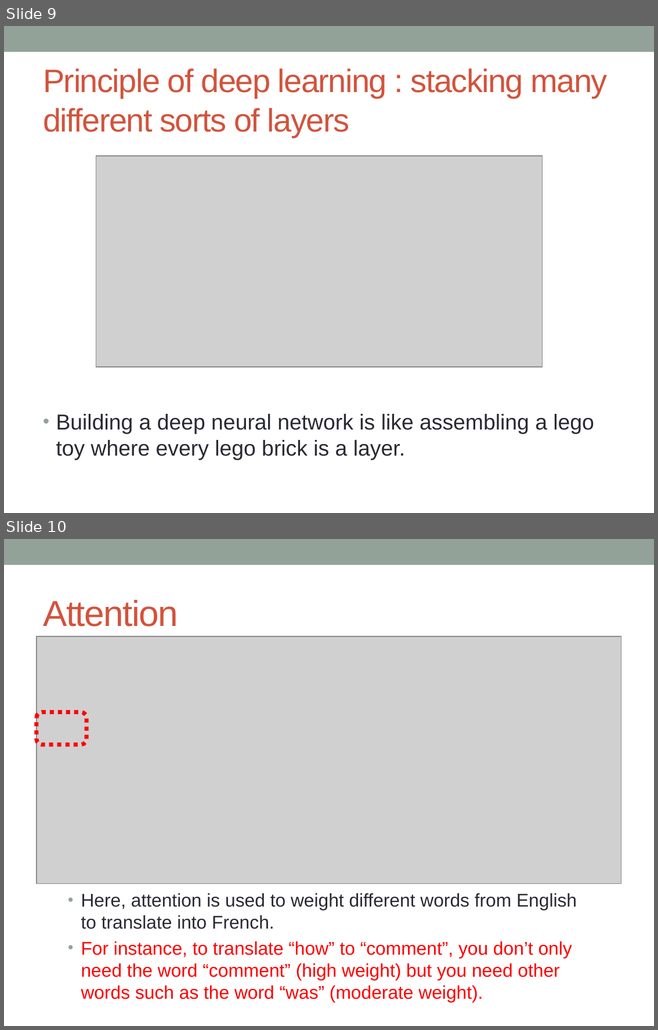
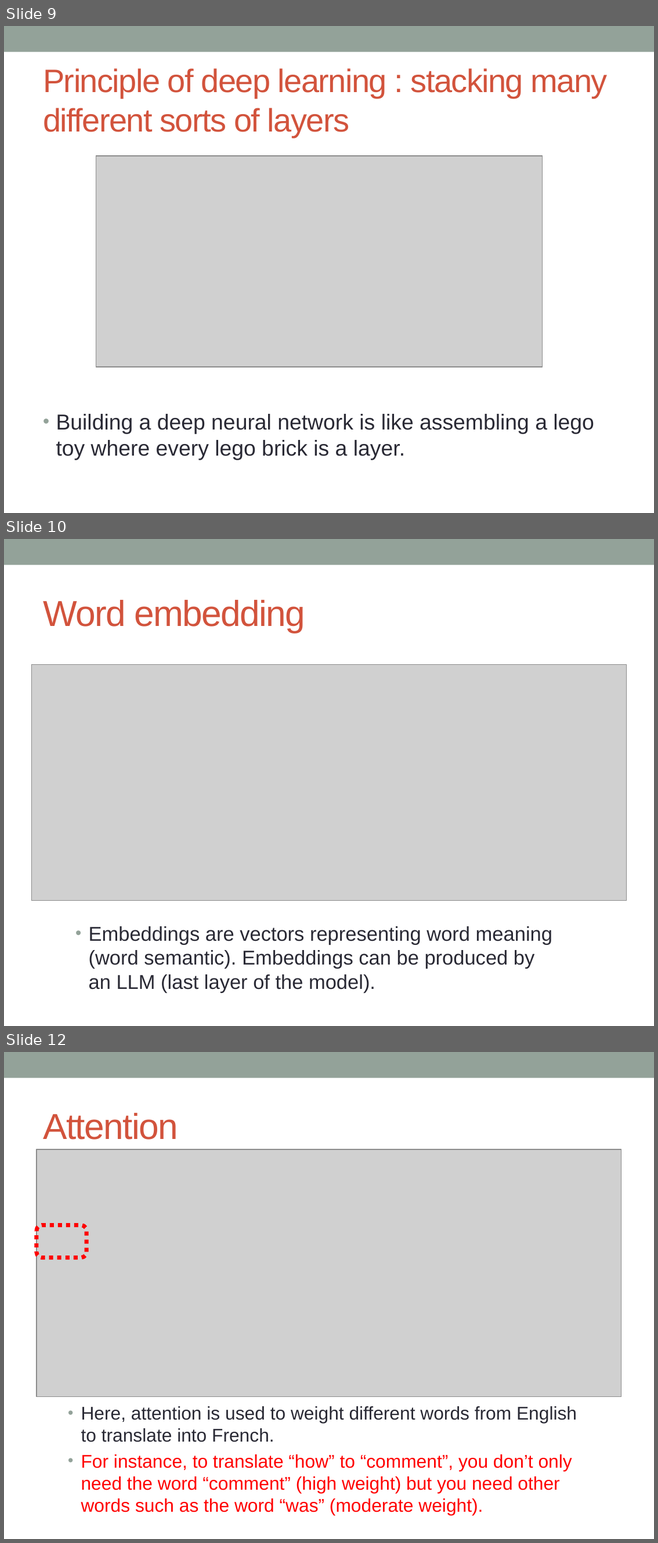
Before and after one commit to raphaelmourad/LLM-for-genomics-training, a slide deck: CM_llm_genomics.pptx. Shown one above the other, each under a label of ours: slides 9 and 10 before the commit, slides 9, 10 and 12 after it; the slides between them are not shown. The pictures are 658x1030 and 658x1543 pixels, drawn with LibreOffice and Linux fonts; fonts in the diff are those of the drawing; grey boxes stand for pictures. Boxes give left, top, right and bottom in pixels: in the first picture for what was removed or moved away, otherwise in the second. Text is boxed around its words. In the diff, an @@ line names an element or a change of style, - is before the commit and + after.

```diff
--- a/CM_llm_genomics.pptx
+++ b/CM_llm_genomics.pptx
@@ slide 10 added at <box>4,539,654,1026</box>, background #FFFFFF; not listed: 1 template element that a slide beside it also shows @@
@@ title added at <box>43,600,305,633</box>, 40 pt, text #D2533C @@
+Word embedding
@@ picture added at <box>31,664,626,901</box> @@
@@ text added at <box>89,926,552,993</box>, 22.2 pt, text #292934 @@
+• Embeddings are vectors representing word meaning (word semantic). Embeddings can be produced by an LLM (last layer of the model).
@@ what was slide 10 is now slide 12 @@
```
Also in this commit, not shown: 1 other slide added, 1 other file.
